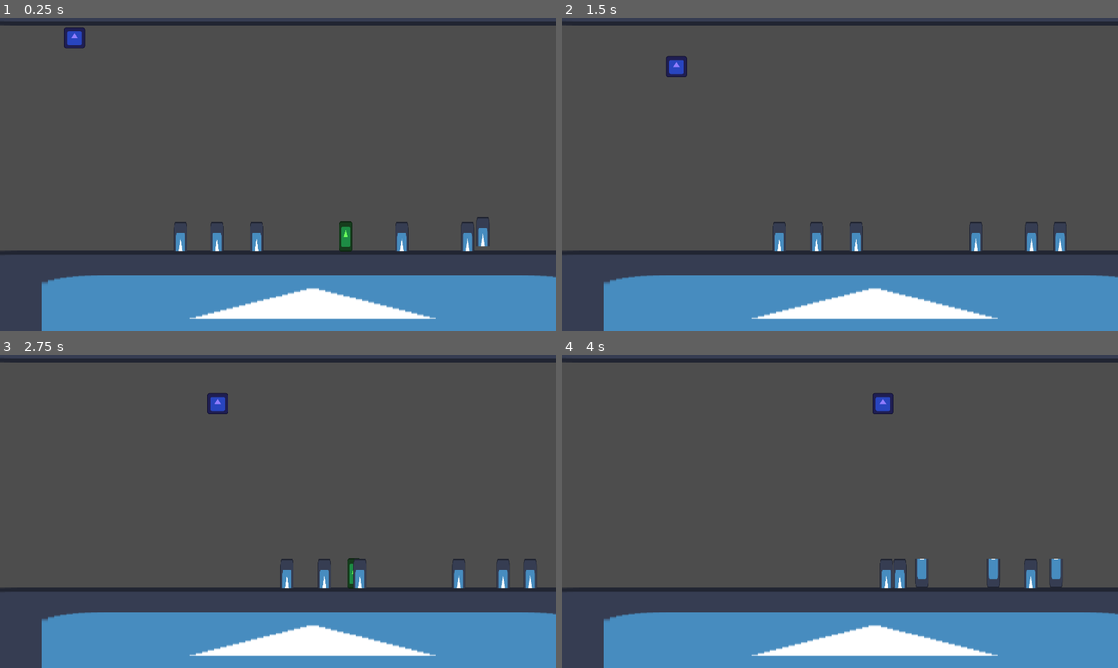
Above: before the commit, frames 1-4 (two rows, left to right).
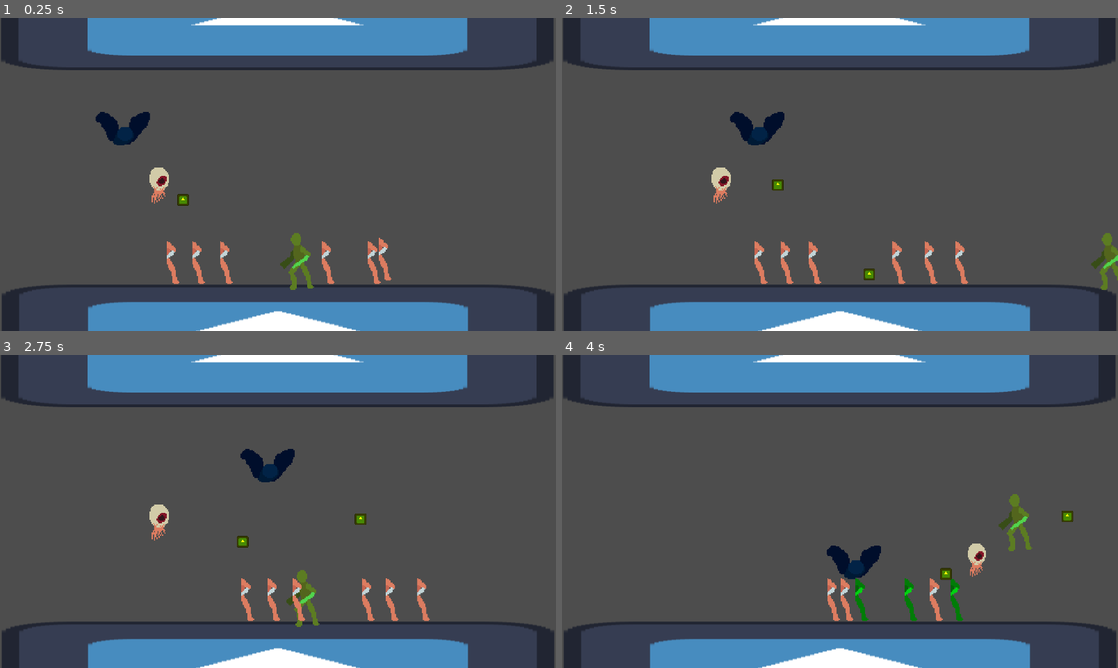
Above: after the commit, the same moments.

Repository: Neverknow247/project-demon-sword
Game: Godot game, scene res://enemies/enemy_test.tscn
The game is run twice, just before and just after one commit, with the same random seed, the same clock (stepped at 60 frames per second) and the same inputs. This scene is started directly instead of the project's main scene. The engine's default icon, where the game draws it, is replaced by a stand-in: a white triangle on a blue panel in a dark square.
Inputs (mouse positions are in pixels of both pictures, inside the frame that each line leads up to):
- Up to frame 1 (0.25 s): no input
- Up to frame 2 (1.5 s): tap Enter (ui_accept) at 0.5, 0.77 s; move the mouse to (962, 158) at 0.52 s; hold Right (ui_right) 0.53-1.25 s; tap O at 0.6 s; click (962, 158) at 0.67 s; drag from (728, 190) to (656, 68) at 1.27 s
- Up to frame 3 (2.75 s): move the mouse to (333, 442) at 2.02 s; hold Left (ui_left) from 2.03 s (still down); tap Shift at 2.1 s
- Up to frame 4 (4 s): release Left (ui_left) at 2.75 s; drag from (812, 574) to (778, 405) at 2.77 s; move the mouse to (1006, 558) at 3.52 s; hold Right (ui_right) from 3.53 s (still down); tap O at 3.6 s; tap Enter (ui_accept) at 3.77 s

The runs differ from the first frame. In frame 1, 28% of the frame differs, in the area x 0-100%, y 0-100%; in frame 2, 28%; in frame 3, 28%; in frame 4, 28%.

Commit message:
eye teleport behavior

Diff:
--- a/enemies/dead_cultist/dead_cultist.tscn
+++ b/enemies/dead_cultist/dead_cultist.tscn
@@ -1,32 +1,44 @@
 [gd_scene load_steps=13 format=3 uid="uid://d0hwat12i2kka"]
 
-[ext_resource type="Texture2D" uid="uid://b00j486ve3rat" path="res://icon.svg" id="1_7qym3"]
 [ext_resource type="Script" path="res://enemies/dead_cultist/dead_cultist.gd" id="1_fycvj"]
+[ext_resource type="Texture2D" uid="uid://cu6jj82vhboum" path="res://player/player_placeholder.png" id="2_t0pjw"]
 [ext_resource type="PackedScene" uid="uid://cqtt8alj5aqm1" path="res://characters/hitbox.tscn" id="3_r8rsg"]
 [ext_resource type="PackedScene" uid="uid://olyv8q2cl8v7" path="res://characters/hurtbox.tscn" id="4_51765"]
 
 [sub_resource type="CircleShape2D" id="CircleShape2D_3o2sy"]
-radius = 5.0
+radius = 13.0
 
 [sub_resource type="RectangleShape2D" id="RectangleShape2D_fyql6"]
 size = Vector2(8, 2)
 
 [sub_resource type="RectangleShape2D" id="RectangleShape2D_uj0lm"]
-size = Vector2(24, 18)
+size = Vector2(30, 49)
 
-[sub_resource type="Animation" id="Animation_c6bl8"]
-resource_name = "idle"
+[sub_resource type="Animation" id="Animation_faexn"]
+length = 0.001
 tracks/0/type = "value"
 tracks/0/imported = false
 tracks/0/enabled = true
-tracks/0/path = NodePath("sprite:frame")
+tracks/0/path = NodePath("flip_helper/hit_box/CollisionShape2D:disabled")
 tracks/0/interp = 1
 tracks/0/loop_wrap = true
 tracks/0/keys = {
 "times": PackedFloat32Array(0),
 "transitions": PackedFloat32Array(1),
 "update": 1,
-"values": [0]
+"values": [true]
+}
+tracks/1/type = "value"
+tracks/1/imported = false
+tracks/1/enabled = true
+tracks/1/path = NodePath("sprite:modulate")
+tracks/1/interp = 1
+tracks/1/loop_wrap = true
+tracks/1/keys = {
+"times": PackedFloat32Array(0),
+"transitions": PackedFloat32Array(1),
+"update": 0,
+"values": [Color(1, 1, 1, 1)]
 }
 
 [sub_resource type="Animation" id="Animation_3oc7f"]
@@ -34,53 +46,41 @@
 tracks/0/type = "value"
 tracks/0/imported = false
 tracks/0/enabled = true
-tracks/0/path = NodePath("sprite:frame")
+tracks/0/path = NodePath("flip_helper/hit_box/CollisionShape2D:disabled")
+tracks/0/interp = 1
+tracks/0/loop_wrap = true
+tracks/0/keys = {
+"times": PackedFloat32Array(0, 0.433333, 0.833333),
+"transitions": PackedFloat32Array(1, 1, 1),
+"update": 1,
+"values": [true, false, true]
+}
+tracks/1/type = "value"
+tracks/1/imported = false
+tracks/1/enabled = true
+tracks/1/path = NodePath("sprite:modulate")
+tracks/1/interp = 1
+tracks/1/loop_wrap = true
+tracks/1/keys = {
+"times": PackedFloat32Array(0),
+"transitions": PackedFloat32Array(1),
+"update": 0,
+"values": [Color(0, 1, 0.0797672, 1)]
+}
+
+[sub_resource type="Animation" id="Animation_c6bl8"]
+resource_name = "idle"
+tracks/0/type = "value"
+tracks/0/imported = false
+tracks/0/enabled = true
+tracks/0/path = NodePath("sprite:modulate")
 tracks/0/interp = 1
 tracks/0/loop_wrap = true
 tracks/0/keys = {
 "times": PackedFloat32Array(0),
 "transitions": PackedFloat32Array(1),
-"update": 1,
-"values": [1]
-}
-tracks/1/type = "value"
-tracks/1/imported = false
-tracks/1/enabled = true
-tracks/1/path = NodePath("flip_helper/hit_box/CollisionShape2D:disabled")
-tracks/1/interp = 1
-tracks/1/loop_wrap = true
-tracks/1/keys = {
-"times": PackedFloat32Array(0, 0.433333, 0.833333),
-"transitions": PackedFloat32Array(1, 1, 1),
-"update": 1,
-"values": [true, false, true]
-}
-
-[sub_resource type="Animation" id="Animation_faexn"]
-length = 0.001
-tracks/0/type = "value"
-tracks/0/imported = false
-tracks/0/enabled = true
-tracks/0/path = NodePath("sprite:frame")
-tracks/0/interp = 1
-tracks/0/loop_wrap = true
-tracks/0/keys = {
-"times": PackedFloat32Array(0),
-"transitions": PackedFloat32Array(1),
-"update": 1,
-"values": [0]
-}
-tracks/1/type = "value"
-tracks/1/imported = false
-tracks/1/enabled = true
-tracks/1/path = NodePath("flip_helper/hit_box/CollisionShape2D:disabled")
-tracks/1/interp = 1
-tracks/1/loop_wrap = true
-tracks/1/keys = {
-"times": PackedFloat32Array(0),
-"transitions": PackedFloat32Array(1),
-"update": 1,
-"values": [true]
+"update": 0,
+"values": [Color(1, 1, 1, 1)]
 }
 
 [sub_resource type="AnimationLibrary" id="AnimationLibrary_23u6s"]
@@ -91,22 +91,22 @@
 }
 
 [sub_resource type="RectangleShape2D" id="RectangleShape2D_fgpfr"]
-size = Vector2(8, 18)
+size = Vector2(16, 49)
 
 [node name="dead_cultist" type="CharacterBody2D"]
 collision_layer = 8
 script = ExtResource("1_fycvj")
 
 [node name="sprite" type="Sprite2D" parent="."]
-position = Vector2(8.9407e-08, -9)
-scale = Vector2(0.0625, 0.28125)
-texture = ExtResource("1_7qym3")
-vframes = 2
+position = Vector2(8.9407e-08, -30)
+texture = ExtResource("2_t0pjw")
+hframes = 2
+frame = 1
 
 [node name="flip_helper" type="Node2D" parent="."]
 
 [node name="hit_box" parent="flip_helper" instance=ExtResource("3_r8rsg")]
-position = Vector2(11, -9)
+position = Vector2(19, -27)
 collision_mask = 4
 
 [node name="CollisionShape2D" type="CollisionShape2D" parent="flip_helper/hit_box"]
@@ -118,8 +118,8 @@
 shape = SubResource("RectangleShape2D_fyql6")
 
 [node name="ground_cast" type="RayCast2D" parent="."]
-position = Vector2(-7, -13)
-target_position = Vector2(0, 15)
+position = Vector2(-8, -13)
+target_position = Vector2(0, 18)
 
 [node name="idle_timer" type="Timer" parent="."]
 one_shot = true
@@ -131,7 +131,7 @@
 collision_mask = 8
 
 [node name="collision_shape_2D" type="CollisionShape2D" parent="boid_area"]
-position = Vector2(0, -1)
+position = Vector2(-1, -16.5)
 shape = SubResource("RectangleShape2D_uj0lm")
 
 [node name="animation_player" type="AnimationPlayer" parent="."]
@@ -143,7 +143,7 @@
 collision_layer = 16
 
 [node name="collision_shape_2D" type="CollisionShape2D" parent="hurt_box"]
-position = Vector2(0, -9)
+position = Vector2(-1, -24.5)
 shape = SubResource("RectangleShape2D_fgpfr")
 
 [connection signal="timeout" from="idle_timer" to="." method="_on_idle_timer_timeout"]
--- a/enemies/demon_bat/demon_bat.tscn
+++ b/enemies/demon_bat/demon_bat.tscn
@@ -1,7 +1,7 @@
 [gd_scene load_steps=8 format=3 uid="uid://cggljalm4l6cb"]
 
 [ext_resource type="Script" path="res://enemies/demon_bat/demon_bat.gd" id="1_gnsuf"]
-[ext_resource type="Texture2D" uid="uid://b00j486ve3rat" path="res://icon.svg" id="2_xhryq"]
+[ext_resource type="Texture2D" uid="uid://cu8irvq0mf80h" path="res://enemies/demon_bat/demon_bat.png" id="3_ebxvj"]
 [ext_resource type="PackedScene" uid="uid://olyv8q2cl8v7" path="res://characters/hurtbox.tscn" id="3_sbp0g"]
 [ext_resource type="PackedScene" uid="uid://cqtt8alj5aqm1" path="res://characters/hitbox.tscn" id="4_7c13i"]
 
@@ -19,9 +19,7 @@
 script = ExtResource("1_gnsuf")
 
 [node name="sprite_2d" type="Sprite2D" parent="."]
-modulate = Color(0.56998, 0.490687, 1, 1)
-scale = Vector2(0.1, 0.1)
-texture = ExtResource("2_xhryq")
+texture = ExtResource("3_ebxvj")
 
 [node name="collision_shape_2d" type="CollisionShape2D" parent="."]
 shape = SubResource("CircleShape2D_jf3xv")
--- /dev/null
+++ b/enemies/enemy_projectile.gd
@@ -0,0 +1,17 @@
+extends Area2D
+
+@export var damage = 1
+
+var velocity = Vector2.ZERO
+
+func _physics_process(delta):
+	position += velocity * delta
+
+func _on_area_entered(hurtbox):
+	if not hurtbox is Hurtbox:
+		return
+	hurtbox.take_hit(self, damage)
+
+
+func _on_life_timer_timeout():
+	queue_free()
--- /dev/null
+++ b/enemies/enemy_projectile.tscn
@@ -0,0 +1,23 @@
+[gd_scene load_steps=3 format=3 uid="uid://clr7mre6yafhy"]
+
+[ext_resource type="Script" path="res://enemies/enemy_projectile.gd" id="1_881e0"]
+[ext_resource type="Texture2D" uid="uid://b00j486ve3rat" path="res://icon.svg" id="1_hyktp"]
+
+[node name="enemy_projectile" type="Area2D"]
+collision_layer = 0
+collision_mask = 5
+script = ExtResource("1_881e0")
+
+[node name="sprite_2d" type="Sprite2D" parent="."]
+modulate = Color(1, 0.979172, 0.0219074, 1)
+position = Vector2(-4.76837e-07, 3.57628e-07)
+scale = Vector2(0.078125, 0.078125)
+texture = ExtResource("1_hyktp")
+
+[node name="life_timer" type="Timer" parent="."]
+wait_time = 5.0
+one_shot = true
+autostart = true
+
+[connection signal="area_entered" from="." to="." method="_on_area_entered"]
+[connection signal="timeout" from="life_timer" to="." method="_on_life_timer_timeout"]
--- a/enemies/enemy_test.gd
+++ b/enemies/enemy_test.gd
@@ -4,12 +4,12 @@
 # Called when the node enters the scene tree for the first time.
 func _ready():
 	for child in get_children():
-		if child is DeadCultist:
+		if child is DeadCultist or child is DemonBat:
 			child.attack_target = $player_place_holder
 			child.set_state(child.process_following)
-		elif child is DemonBat:
+		elif child is Eye:
 			child.attack_target = $player_place_holder
-			child.set_state(child.process_following)
+			child.set_state(child.process_attack)
 
 
 # Called every frame. 'delta' is the elapsed time since the previous frame.
--- a/enemies/enemy_test.tscn
+++ b/enemies/enemy_test.tscn
@@ -1,16 +1,18 @@
-[gd_scene load_steps=8 format=3 uid="uid://cu8gil0c7qq0d"]
+[gd_scene load_steps=10 format=3 uid="uid://cu8gil0c7qq0d"]
 
 [ext_resource type="Script" path="res://enemies/enemy_test.gd" id="1_d3hmx"]
 [ext_resource type="PackedScene" uid="uid://d0hwat12i2kka" path="res://enemies/dead_cultist/dead_cultist.tscn" id="1_e5lfd"]
 [ext_resource type="Texture2D" uid="uid://b00j486ve3rat" path="res://icon.svg" id="2_3suxo"]
 [ext_resource type="PackedScene" uid="uid://cggljalm4l6cb" path="res://enemies/demon_bat/demon_bat.tscn" id="2_yfuty"]
+[ext_resource type="Texture2D" uid="uid://cu6jj82vhboum" path="res://player/player_placeholder.png" id="5_egckm"]
 [ext_resource type="Script" path="res://enemies/player_place_holder.gd" id="5_yjmav"]
+[ext_resource type="PackedScene" uid="uid://b0h1xp4g8bkig" path="res://enemies/eye/eye.tscn" id="7_7d77d"]
 
 [sub_resource type="RectangleShape2D" id="RectangleShape2D_sdds0"]
 size = Vector2(474.5, 78.5)
 
 [sub_resource type="RectangleShape2D" id="RectangleShape2D_8lodb"]
-size = Vector2(8, 18)
+size = Vector2(21, 45)
 
 [node name="enemy_test" type="Node2D"]
 script = ExtResource("1_d3hmx")
@@ -22,7 +24,7 @@
 shape = SubResource("RectangleShape2D_sdds0")
 
 [node name="CollisionShape2D2" type="CollisionShape2D" parent="static_body_2d"]
-position = Vector2(236.75, -177)
+position = Vector2(236.75, -226)
 shape = SubResource("RectangleShape2D_sdds0")
 
 [node name="Sprite2D" type="Sprite2D" parent="static_body_2d"]
@@ -31,7 +33,7 @@
 texture = ExtResource("2_3suxo")
 
 [node name="Sprite2D2" type="Sprite2D" parent="static_body_2d"]
-position = Vector2(236.5, -177)
+position = Vector2(236.5, -226)
 scale = Vector2(3.72656, 0.625)
 texture = ExtResource("2_3suxo")
 
@@ -44,16 +46,23 @@
 script = ExtResource("5_yjmav")
 
 [node name="sprite_2d" type="Sprite2D" parent="player_place_holder"]
+visible = false
 modulate = Color(0.416856, 1, 0.356665, 1)
 scale = Vector2(0.062822, 0.142949)
 texture = ExtResource("2_3suxo")
 
+[node name="sprite_2d2" type="Sprite2D" parent="player_place_holder"]
+modulate = Color(0.416856, 1, 0.356665, 1)
+position = Vector2(0, -17)
+texture = ExtResource("5_egckm")
+
 [node name="collision_shape_2d" type="CollisionShape2D" parent="player_place_holder"]
+position = Vector2(-6.5, -13.5)
 shape = SubResource("RectangleShape2D_8lodb")
 
 [node name="Camera2D" type="Camera2D" parent="."]
-position = Vector2(216, -47)
-zoom = Vector2(5.705, 5.705)
+position = Vector2(237, -96)
+zoom = Vector2(4, 4)
 
 [node name="dead_cultist" parent="." instance=ExtResource("1_e5lfd")]
 position = Vector2(203, -20)
@@ -72,3 +81,6 @@
 
 [node name="dead_cultist6" parent="." instance=ExtResource("1_e5lfd")]
 position = Vector2(331, -7)
+
+[node name="eye" parent="." instance=ExtResource("7_7d77d")]
+position = Vector2(135, -86)
--- /dev/null
+++ b/enemies/eye/eye.gd
@@ -0,0 +1,85 @@
+extends Area2D
+
+class_name Eye
+
+@onready var shot_cooldown = $shot_cooldown
+@onready var animation_player = $animation_player
+
+var state_process = process_idle
+var attack_target = null
+
+@export var shots_before_teleport := 1
+@export var shot_cooldown_time := 1.0
+@export var bullet_speed := 100.0
+@export var speed := 50.0
+
+@export var health := 1
+
+var shots_fired := 0
+
+func _physics_process(delta):
+	state_process.call(delta)
+
+
+func process_idle(delta) -> void:
+	pass
+
+func process_attack(delta) -> void:
+	if get_overlapping_bodies().size() > 0:
+		position += (attack_target.position - position).normalized() * speed * delta
+	elif shot_cooldown.is_stopped():
+		if shots_fired < shots_before_teleport:
+			shoot()
+		else:
+			set_state(process_teleport)
+		#shoot()
+
+func process_teleport(delta) -> void:
+	pass
+
+func shoot() -> void:
+	shot_cooldown.wait_time = shot_cooldown_time
+	shot_cooldown.start()
+
+	var bullet = preload("res://enemies/enemy_projectile.tscn").instantiate()
+	get_parent().add_child(bullet)
+	bullet.position = position
+	bullet.velocity = (attack_target.position - position).normalized() * bullet_speed
+
+	shots_fired += 1
+
+func set_state(value) -> void:
+	state_process = value
+	if state_process == process_attack:
+		shots_fired = 0
+		#shoot()
+	elif state_process == process_teleport:
+		animation_player.play("teleport")
+	else:
+		shot_cooldown.stop()
+
+
+func _on_shot_cooldown_timeout():
+	#if state_process ==
+	#if shots_fired < shots_before_teleport:
+		#shoot()
+	#else:
+		#set_state(process_teleport)
+		##shots
+	pass # Replace with function body.
+
+func teleport() -> void:
+	position = attack_target.position
+	position.x += randf_range(-100, 100)
+	position.y += randf_range(-100, -16)
+
+
+func _on_animation_player_animation_finished(anim_name):
+	if anim_name == "teleport":
+		set_state(process_attack)
+
+
+func _on_hurtbox_hurt(hitbox, damage):
+	health -= damage
+	if health <= 0:
+		queue_free()
--- /dev/null
+++ b/enemies/eye/eye.tscn
@@ -0,0 +1,91 @@
+[gd_scene load_steps=9 format=3 uid="uid://b0h1xp4g8bkig"]
+
+[ext_resource type="Script" path="res://enemies/eye/eye.gd" id="1_7xeej"]
+[ext_resource type="Texture2D" uid="uid://c27wx8i4evymj" path="res://enemies/eye/eye.png" id="2_i68rf"]
+[ext_resource type="PackedScene" uid="uid://olyv8q2cl8v7" path="res://characters/hurtbox.tscn" id="3_1kdw8"]
+
+[sub_resource type="Animation" id="Animation_nffvx"]
+resource_name = "teleport"
+tracks/0/type = "value"
+tracks/0/imported = false
+tracks/0/enabled = true
+tracks/0/path = NodePath("sprite_2d2:scale")
+tracks/0/interp = 1
+tracks/0/loop_wrap = true
+tracks/0/keys = {
+"times": PackedFloat32Array(0, 0.2, 0.8, 1),
+"transitions": PackedFloat32Array(1, 1, 1, 1),
+"update": 0,
+"values": [Vector2(1, 1), Vector2(0, 0), Vector2(1e-05, 1e-05), Vector2(1, 1)]
+}
+tracks/1/type = "method"
+tracks/1/imported = false
+tracks/1/enabled = true
+tracks/1/path = NodePath(".")
+tracks/1/interp = 1
+tracks/1/loop_wrap = true
+tracks/1/keys = {
+"times": PackedFloat32Array(0.4),
+"transitions": PackedFloat32Array(1),
+"values": [{
+"args": [],
+"method": &"teleport"
+}]
+}
+
+[sub_resource type="Animation" id="Animation_vflco"]
+length = 0.001
+tracks/0/type = "value"
+tracks/0/imported = false
+tracks/0/enabled = true
+tracks/0/path = NodePath("sprite_2d2:scale")
+tracks/0/interp = 1
+tracks/0/loop_wrap = true
+tracks/0/keys = {
+"times": PackedFloat32Array(0),
+"transitions": PackedFloat32Array(1),
+"update": 0,
+"values": [Vector2(1, 1)]
+}
+
+[sub_resource type="AnimationLibrary" id="AnimationLibrary_loy20"]
+_data = {
+"RESET": SubResource("Animation_vflco"),
+"teleport": SubResource("Animation_nffvx")
+}
+
+[sub_resource type="CircleShape2D" id="CircleShape2D_tqf60"]
+radius = 16.0
+
+[sub_resource type="RectangleShape2D" id="RectangleShape2D_y8hll"]
+size = Vector2(18, 28)
+
+[node name="eye" type="Area2D"]
+collision_layer = 0
+script = ExtResource("1_7xeej")
+shots_before_teleport = 3
+
+[node name="sprite_2d2" type="Sprite2D" parent="."]
+texture = ExtResource("2_i68rf")
+
+[node name="shot_cooldown" type="Timer" parent="."]
+one_shot = true
+
+[node name="animation_player" type="AnimationPlayer" parent="."]
+libraries = {
+"": SubResource("AnimationLibrary_loy20")
+}
+
+[node name="collision_shape_2d" type="CollisionShape2D" parent="."]
+shape = SubResource("CircleShape2D_tqf60")
+
+[node name="hurtbox" parent="." instance=ExtResource("3_1kdw8")]
+collision_layer = 16
+
+[node name="collision_shape_2d" type="CollisionShape2D" parent="hurtbox"]
+position = Vector2(-1, -2)
+shape = SubResource("RectangleShape2D_y8hll")
+
+[connection signal="timeout" from="shot_cooldown" to="." method="_on_shot_cooldown_timeout"]
+[connection signal="animation_finished" from="animation_player" to="." method="_on_animation_player_animation_finished"]
+[connection signal="hurt" from="hurtbox" to="." method="_on_hurtbox_hurt"]
--- a/enemies/spirit/spirit.gd
+++ /dev/null
@@ -1,6 +0,0 @@
-extends CharacterBody2D
-
-
-func _physics_process(delta):
-
-	move_and_slide()
--- a/enemies/spirit/spirit.tscn
+++ /dev/null
@@ -1,15 +0,0 @@
-[gd_scene load_steps=3 format=3 uid="uid://b0h1xp4g8bkig"]
-
-[ext_resource type="Script" path="res://enemies/spirit/spirit.gd" id="1_kbspb"]
-[ext_resource type="Texture2D" uid="uid://b00j486ve3rat" path="res://icon.svg" id="1_mf3cl"]
-
-[node name="spirit" type="CharacterBody2D"]
-script = ExtResource("1_kbspb")
-
-[node name="sprite_2d" type="Sprite2D" parent="."]
-modulate = Color(1, 0.143578, 0.918355, 1)
-position = Vector2(-2.98023e-08, 8.9407e-08)
-scale = Vector2(0.0625, 0.0625)
-texture = ExtResource("1_mf3cl")
-
-[node name="timer" type="Timer" parent="."]
Binary file added: enemies/demon_bat/demon_bat.png
Not shown, added: enemies/demon_bat/demon_bat.png.import
Binary file added: enemies/eye/eye.png
Not shown, added: enemies/eye/eye.png.import
Binary file added: player/player_placeholder.png
Not shown, added: player/player_placeholder.png.import
